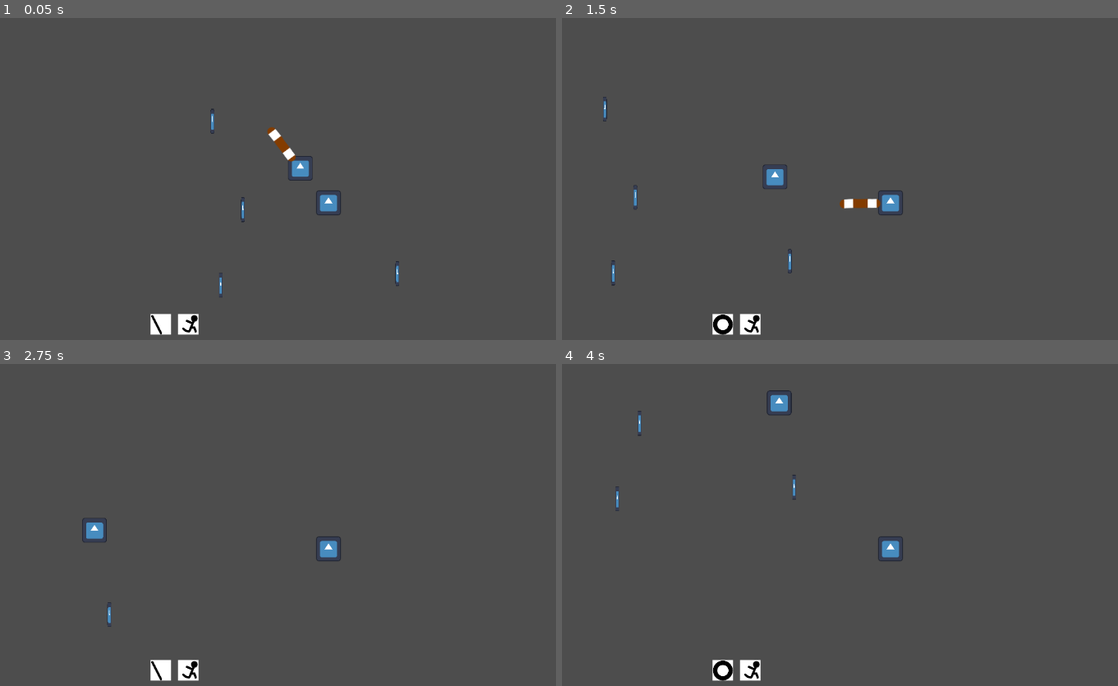
Above: before the commit, frames 1-4 (two rows, left to right).
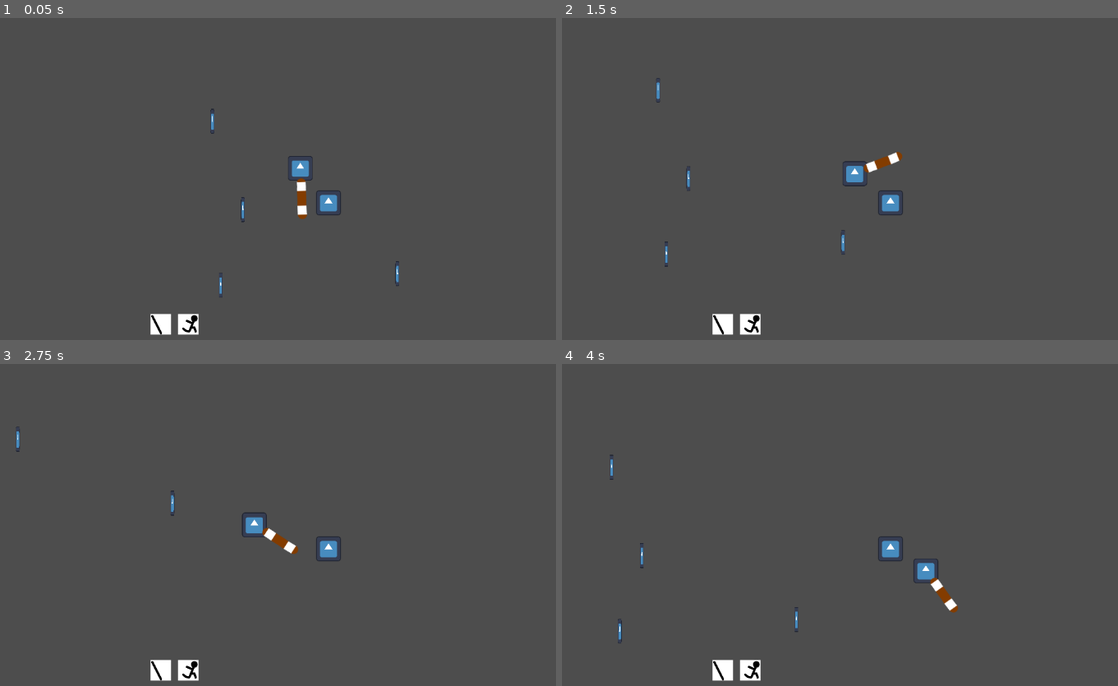
Above: after the commit, the same moments.

Repository: nonagaga/pizza-jam
Game: Godot game, scene res://Test Scenes/Entity Testing.tscn
Two runs of this game, one before a commit and one after it. Both use one fixed random seed, a clock stepped at 60 frames per second and the inputs below. This scene is started directly instead of the project's main scene. The engine's default icon, where the game draws it, is replaced by a stand-in: a white triangle on a blue panel in a dark square.
Inputs (mouse positions are in pixels of both pictures, inside the frame that each line leads up to):
- Up to frame 1 (0.05 s): no input
- Up to frame 2 (1.5 s): tap Enter at 0.5 s; move the mouse to (1034, 185) at 0.52 s; hold D (Move Right) 0.53-1.28 s; hold Space (Dash) 0.53-1.28 s; click (1034, 185) at 0.8 s; move the mouse to (756, 220) at 1.27 s; hold S (Move Down) from 1.28 s (still down); click (756, 220) at 1.35 s
- Up to frame 3 (2.75 s): right-click (194, 566) at 1.55 s; move the mouse to (394, 467) at 2.02 s; release S (Move Down) at 2.03 s; hold D (Move Right) from 2.03 s (still down); hold Right mouse button (Secondary Ability) from 2.03 s (still down); tap Space (Dash) at 2.3 s
- Up to frame 4 (4 s): move the mouse to (856, 621) at 2.77 s; release D (Move Right) at 2.78 s; release Right mouse button (Secondary Ability) at 2.78 s; hold W (Move Up) 2.78-3.53 s; tap Space (Dash) at 2.85 s; click (856, 621) at 3.05 s; move the mouse to (1090, 605) at 3.52 s; press the mouse at (1090, 605) at 3.53 s; hold A (Move Left) from 3.53 s (still down); right-click (1090, 605) at 3.8 s

The runs differ from the first frame. In frame 1, 0.4% of the frame differs, in the area x 48-56%, y 33-63%; in frame 2, 1.3%, in the area x 7-62%, y 18-99%; in frame 3, 0.7%; in frame 4, 1.0%.
Error after the commit: Invalid call. Nonexistent function 'get_global_mouse_position' in base 'Node (AbilityModule)'. (res://Entities/Modules/AbilityModuleIO.gd:17)

Commit message:
Godot Bot Update
Straight Shot, Spread Shot Added
Modified Ai so that it aims at the player instead of just updating off the mouse.

Diff:
--- a/Abilities/AbilityProjectile.gd
+++ b/Abilities/AbilityProjectile.gd
@@ -10,7 +10,8 @@
 @export var follows_owner = false as bool
 
 func _ready() -> void:
-	aim_rotation = rad_to_deg(get_angle_to(get_global_mouse_position()))
+	pass
+	#aim_rotation = rad_to_deg(get_angle_to(get_global_mouse_position()))
 
 func _physics_process(delta: float) -> void:
 	rotation_degrees = remap(_time_alive, 0.0, lifetime, starting_rotation, ending_rotation)
@@ -19,3 +20,6 @@
 	if _time_alive >= lifetime:
 		queue_free()
 	_time_alive += delta
+
+func set_aim_rotation(direction: Vector2) -> void:
+	aim_rotation = rad_to_deg(get_angle_to(direction))
--- /dev/null
+++ b/Abilities/SpreadShot.gd
@@ -0,0 +1,11 @@
+extends AbilityProjectile
+
+
+# Called when the node enters the scene tree for the first time.
+func _ready() -> void:
+	pass # Replace with function body.
+
+
+# Called every frame. 'delta' is the elapsed time since the previous frame.
+func _process(delta: float) -> void:
+	pass
--- /dev/null
+++ b/Abilities/StraightShot.gd
@@ -0,0 +1,11 @@
+extends AbilityProjectile
+
+
+# Called when the node enters the scene tree for the first time.
+func _ready() -> void:
+	pass # Replace with function body.
+
+
+# Called every frame. 'delta' is the elapsed time since the previous frame.
+func _process(delta: float) -> void:
+	pass
--- a/Entities/Modules/AbilityModule.gd
+++ b/Entities/Modules/AbilityModule.gd
@@ -75,7 +75,7 @@
 	if new_ability == null:
 		return
 
-func use_primary_ability() -> void:
+func use_primary_ability(direction: Vector2) -> void:
 	if primary_ability == null:
 		return
 
@@ -83,6 +83,7 @@
 
 	if primary_ability.projectile != null:
 		var proj = primary_ability.projectile.instantiate() as AbilityProjectile
+		proj.set_aim_rotation(direction)
 		entity.add_child(proj)
 
 	if primary_ability.combo_ability == null:
@@ -92,7 +93,7 @@
 		_combo_timer_primary = primary_ability.combo_timer
 
 
-func use_secondary_ability() -> void:
+func use_secondary_ability(direction: Vector2) -> void:
 	if secondary_ability == null:
 		return
 
@@ -100,9 +101,11 @@
 
 	if secondary_ability.projectile != null:
 		var proj = secondary_ability.projectile.instantiate() as AbilityProjectile
+		proj.set_aim_rotation(direction)
 		entity.add_child(proj)
 	if secondary_ability.effect != null:
 		var eff = secondary_ability.effect.instantiate() as EntityEffect
+		eff.set_aim_rotation(direction)
 		entity.add_child(eff)
 		eff.do_effect()
 
@@ -112,7 +115,7 @@
 		swap_secondary_ability(secondary_ability.combo_ability)
 		_combo_timer_secondary = secondary_ability.combo_timer
 
-func use_dash_ability() -> void:
+func use_dash_ability(direction: Vector2) -> void:
 	if dash_ability == null:
 		return
 
@@ -120,9 +123,11 @@
 
 	if dash_ability.projectile != null:
 		var proj = dash_ability.projectile.instantiate() as AbilityProjectile
+		proj.set_aim_rotation(direction)
 		entity.add_child(proj)
 	if dash_ability.effect != null:
 		var eff = dash_ability.effect.instantiate() as EntityEffect
+		eff.set_aim_rotation(direction)
 		entity.add_child(eff)
 		eff.do_effect()
 
--- a/Entities/Modules/AbilityModuleAI.gd
+++ b/Entities/Modules/AbilityModuleAI.gd
@@ -14,6 +14,6 @@
 		_player.global_position) / Physics.PIXEL_METER
 
 	if focus_meters <= distance_for_abil1 && ability_module._slot_timer_primary <= 0.0:
-		ability_module.use_primary_ability()
+		ability_module.use_primary_ability(_player.global_position)
 	elif focus_meters <= distance_for_abil2 && ability_module._slot_timer_secondary <= 0.0:
-		ability_module.use_secondary_ability()
+		ability_module.use_secondary_ability(_player.global_position)
--- a/Entities/Modules/AbilityModuleIO.gd
+++ b/Entities/Modules/AbilityModuleIO.gd
@@ -4,14 +4,14 @@
 	if event.is_action_pressed("Primary Ability"):
 		if ability_module._slot_timer_primary > 0.0:
 			return
-		ability_module.use_primary_ability()
+		ability_module.use_primary_ability(ability_module.get_global_mouse_position())
 
 	elif event.is_action_pressed("Secondary Ability"):
 		if ability_module._slot_timer_secondary > 0.0:
 			return
-		ability_module.use_secondary_ability()
+		ability_module.use_secondary_ability(ability_module.get_global_mouse_position())
 
 	elif event.is_action_pressed("Dash"):
 		if ability_module._slot_timer_dash > 0.0:
 			return
-		ability_module.use_dash_ability()
+		ability_module.use_dash_ability(ability_module.get_global_mouse_position())
Not shown, added: Abilities/SpreadShot.gd.uid
Not shown, added: Abilities/StraightShot.gd.uid
